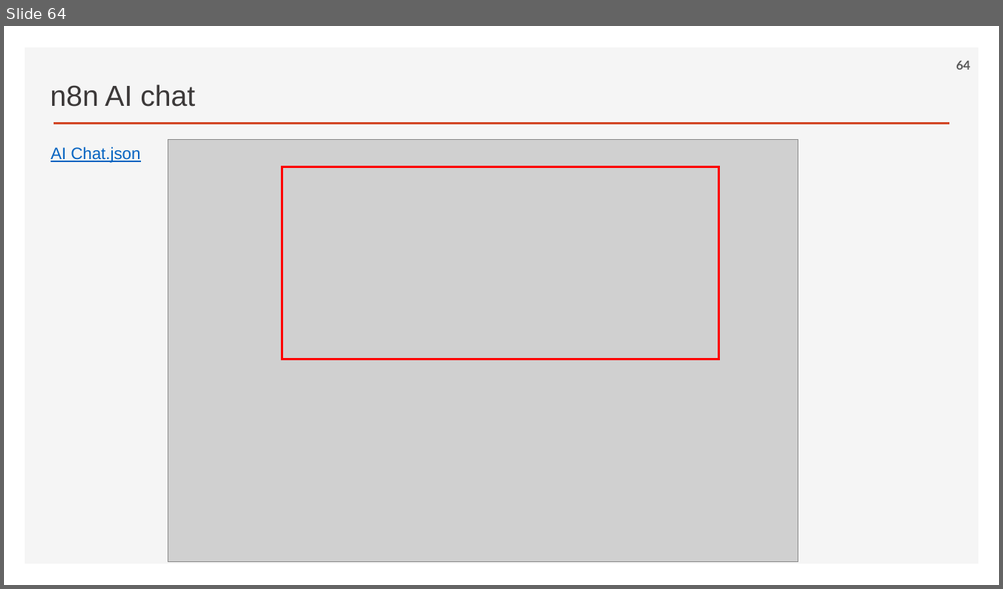
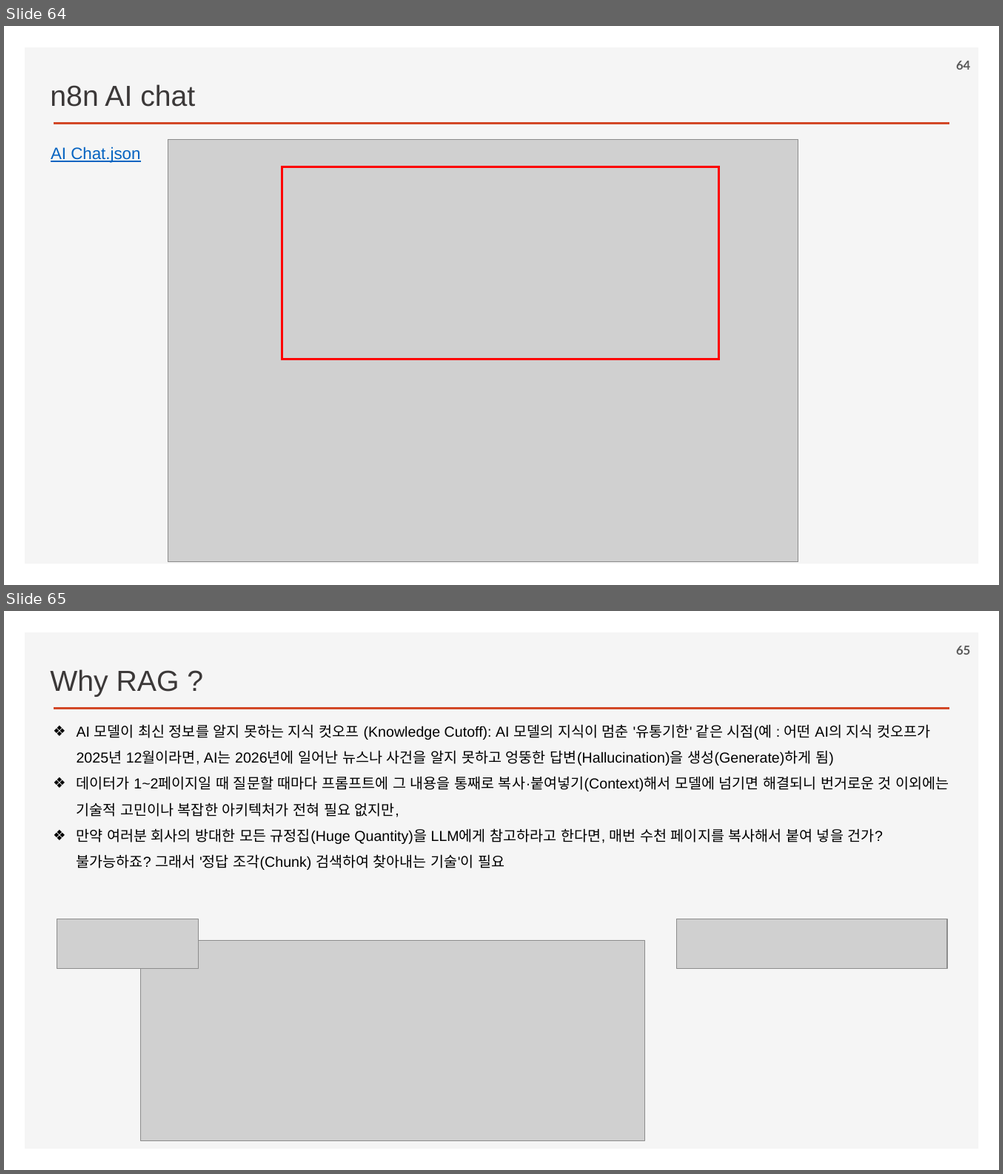
Before and after one commit to ancestor9/2026_Fall_AI-Workflow, a slide deck: PPTs/02_AI Workflow_n8n.pptx. Shown one above the other, each under a label of ours: slide 64 before the commit, slides 64 and 65 after it. The pictures are 1003x589 and 1003x1174 pixels, drawn with LibreOffice and Linux fonts; fonts in the diff are those of the drawing; grey boxes stand for pictures; background and template pictures are left out. Boxes give left, top, right and bottom in pixels: in the first picture for what was removed or moved away, otherwise in the second. Text is boxed around its words. In the diff, an @@ line names an element or a change of style, - is before the commit and + after.

```diff
--- a/PPTs/02_AI Workflow_n8n.pptx
+++ b/PPTs/02_AI Workflow_n8n.pptx
@@ slide 65 added at (x1=4, y1=611, x2=999, y2=1170), background #FFFFFF; not listed: 2 template elements that a slide beside it also shows @@
@@ page number added at (x1=956, y1=646, x2=970, y2=655), 12 pt, text #595959, bold @@
+65
@@ text added at (x1=50, y1=669, x2=179, y2=697), 28 pt, text #3B3838 @@
+Why RAG ?
@@ text added at (x1=77, y1=724, x2=948, y2=870), 14 pt, text #000000 @@
+❖ AI 모델이 최신 정보를 알지 못하는 지식 컷오프 (Knowledge Cutoff): AI 모델의 지식이 멈춘 '유통기한' 같은 시점(예 : 어떤 AI의 지식 컷오프가 2025년 12월이라면, AI는 2026년에 일어난 뉴스나 사건을 알지 못하고 엉뚱한 답변(Hallucination)을 생성(Generate)하게 됨)
+❖ 데이터가 1~2페이지일 때 질문할 때마다 프롬프트에 그 내용을 통째로 복사·붙여넣기(Context)해서 모델에 넘기면 해결되니 번거로운 것 이외에는 기술적 고민이나 복잡한 아키텍처가 전혀 필요 없지만,
+❖ 만약 여러분 회사의 방대한 모든 규정집(Huge Quantity)을 LLM에게 참고하라고 한다면, 매번 수천 페이지를 복사해서 붙여 넣을 건가? 불가능하죠? 그래서 '정답 조각(Chunk) 검색하여 찾아내는 기술'이 필요
@@ picture added at (x1=57, y1=919, x2=199, y2=969) @@
@@ picture added at (x1=677, y1=919, x2=947, y2=968) @@
@@ picture added at (x1=141, y1=941, x2=645, y2=1142) @@
```
Also in this commit, not shown: 1 slide changed, 4 other slides added.
